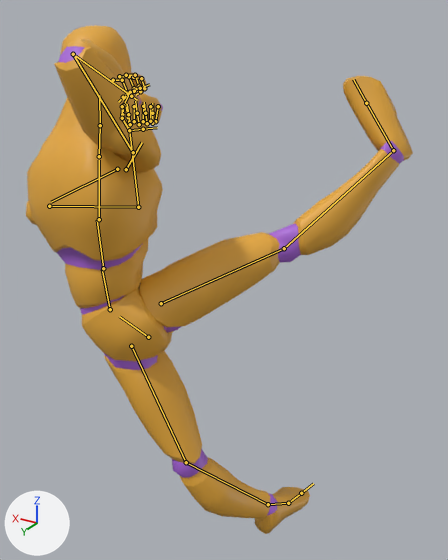
An edit to the glTF model public/models/quaternius/blender-kicks-core.glb, drawn before and after from the same camera.
Camera for both pictures: a camera (50 mm lens) standing at (-0.542, 1.401, 1.683) and looking at (0.373, -0.124, 0.92). The lights are fixed; the arrows at lower left show +X, +Y and +Z. The older version comes first. Both versions are drawn at frame 12 of the action 'BF_RisingKick_R'; the numbers are the values there. The bones that change, and the others that lie on the model, are drawn over the model as lines.

Objects in the first picture: 'Mannequin'.
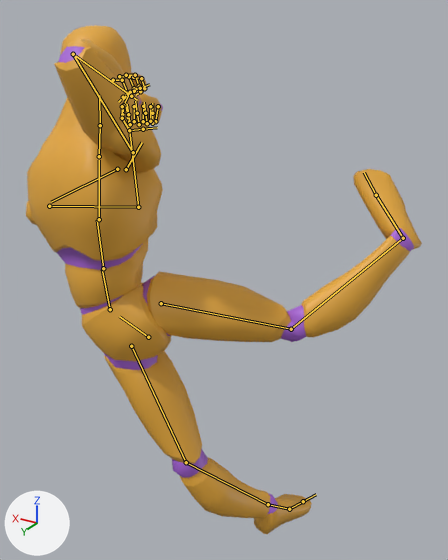
Boxes (x1, y1, x2, y2) around the edits, measured in the pictures (448 x 560 px):
'Mannequin', posed: before (26, 25, 413, 534); after (26, 25, 422, 534)
bone 'foot_l', root to tip: before (268, 504) to (288, 503); after (268, 504) to (289, 509)
bone 'thigh_r', root to tip: before (161, 303) to (284, 248); after (161, 303) to (291, 329)
bone 'calf_r', root to tip: before (284, 248) to (393, 150); after (291, 329) to (403, 238)
bone 'foot_r', root to tip: before (393, 150) to (366, 103); after (403, 238) to (376, 195)

The edits, one by one:
Bone 'foot_l' (bone_foot_l) turns from (53, 28, 12) to (60, 24, 16) degrees about its own x, y and z.
Bone 'thigh_r' (bone_thigh_r) turns from (-25, 49, 33) to (-4, 36, 16) degrees about its own x, y and z.
Bone 'calf_r' (bone_calf_r) turns from (-34, 53, -15) to (-72, 47, -23) degrees about its own x, y and z.
Bone 'foot_r' (bone_foot_r) turns from (4, 59, -53) to (-4, 70, -63) degrees about its own x, y and z.
